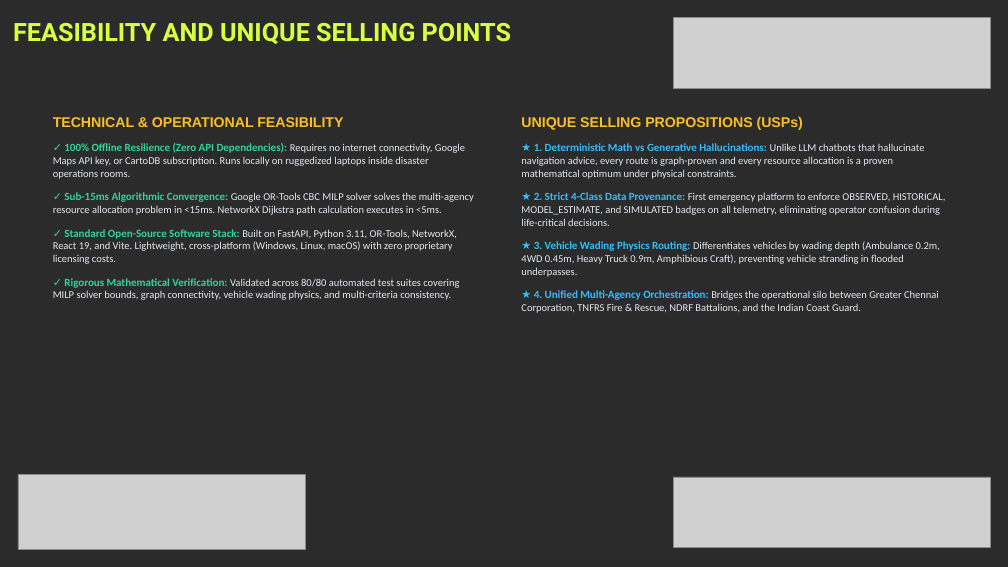
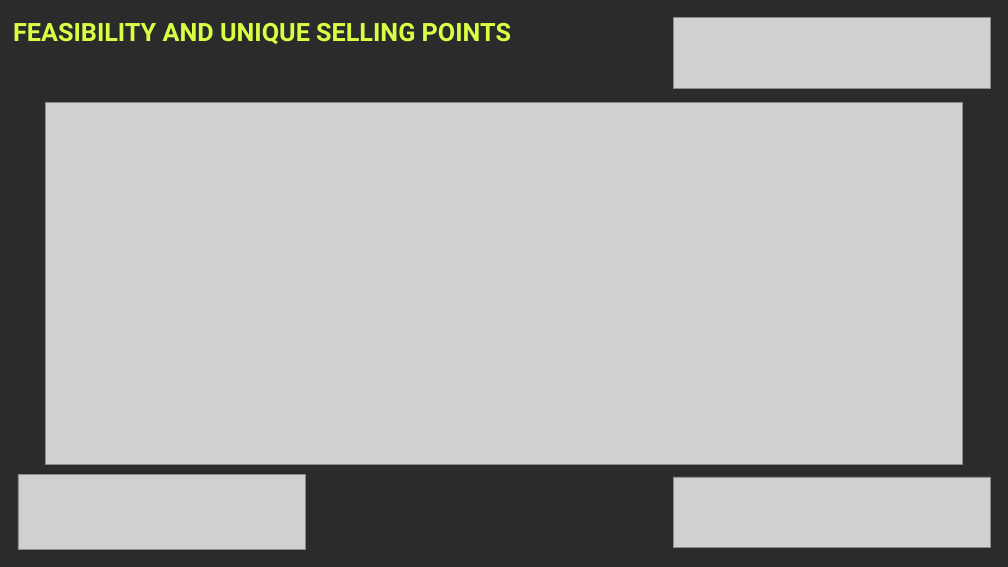
Before and after one commit to Vishnu-3727/nadi-net, a slide deck: slide 5 of NADI_NET_K_HACKS_Presentation.pptx. Drawn at 1008x567 pixels with LibreOffice and Linux fonts; fonts in the diff are those of the drawing; grey boxes stand for pictures; background and template pictures are left out; a plain dark background stands for a picture behind light text. Boxes give left, top, right and bottom in pixels: in the first picture for what was removed or moved away, otherwise in the second. Text is boxed around its words. In the diff, an @@ line names an element or a change of style, - is before the commit and + after.

```diff
--- a/NADI_NET_K_HACKS_Presentation.pptx
+++ b/NADI_NET_K_HACKS_Presentation.pptx
@@ picture added at (x1=45, y1=102, x2=963, y2=465) @@
@@ text removed at (x1=53, y1=117, x2=474, y2=300) @@
-TECHNICAL & OPERATIONAL FEASIBILITY
-✓ 100% Offline Resilience (Zero API Dependencies): Requires no internet connectivity, Google Maps API key, or CartoDB subscription. Runs locally on ruggedized laptops inside disaster operations rooms.
-✓ Sub-15ms Algorithmic Convergence: Google OR-Tools CBC MILP solver solves the multi-agency resource allocation problem in <15ms. NetworkX Dijkstra path calculation executes in <5ms.
-✓ Standard Open-Source Software Stack: Built on FastAPI, Python 3.11, OR-Tools, NetworkX, React 19, and Vite. Lightweight, cross-platform (Windows, Linux, macOS) with zero proprietary licensing costs.
-✓ Rigorous Mathematical Verification: Validated across 80/80 automated test suites covering MILP solver bounds, graph connectivity, vehicle wading physics, and multi-criteria consistency.
@@ text removed at (x1=521, y1=116, x2=946, y2=313) @@
-UNIQUE SELLING PROPOSITIONS (USPs)
-★ 1. Deterministic Math vs Generative Hallucinations: Unlike LLM chatbots that hallucinate navigation advice, every route is graph-proven and every resource allocation is a proven mathematical optimum under physical constraints.
-★ 2. Strict 4-Class Data Provenance: First emergency platform to enforce OBSERVED, HISTORICAL, MODEL_ESTIMATE, and SIMULATED badges on all telemetry, eliminating operator confusion during life-critical decisions.
-★ 3. Vehicle Wading Physics Routing: Differentiates vehicles by wading depth (Ambulance 0.2m, 4WD 0.45m, Heavy Truck 0.9m, Amphibious Craft), preventing vehicle stranding in flooded underpasses.
-★ 4. Unified Multi-Agency Orchestration: Bridges the operational silo between Greater Chennai Corporation, TNFRS Fire & Rescue, NDRF Battalions, and the Indian Coast Guard.
```
Also in this commit, not shown: 6 other slides changed.
